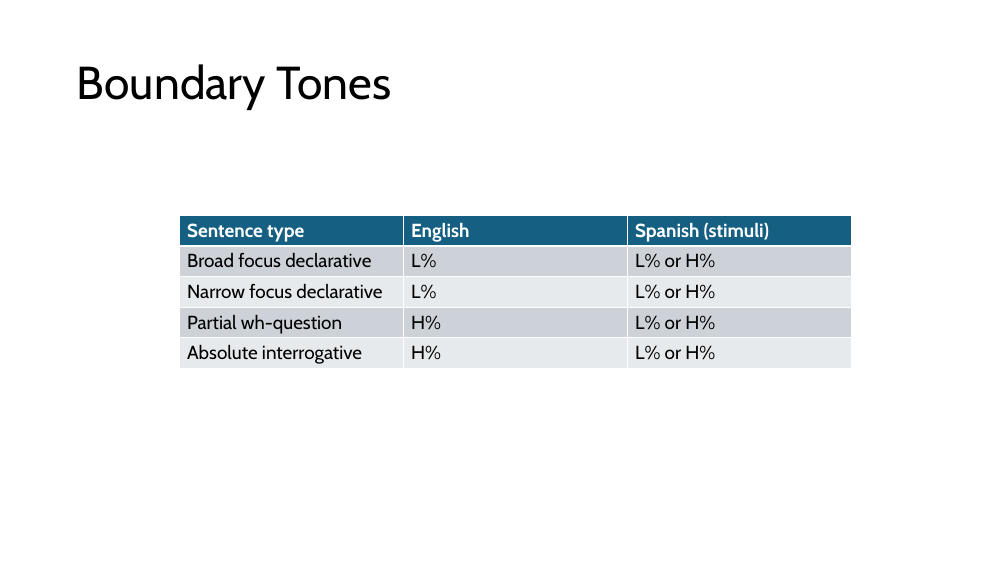
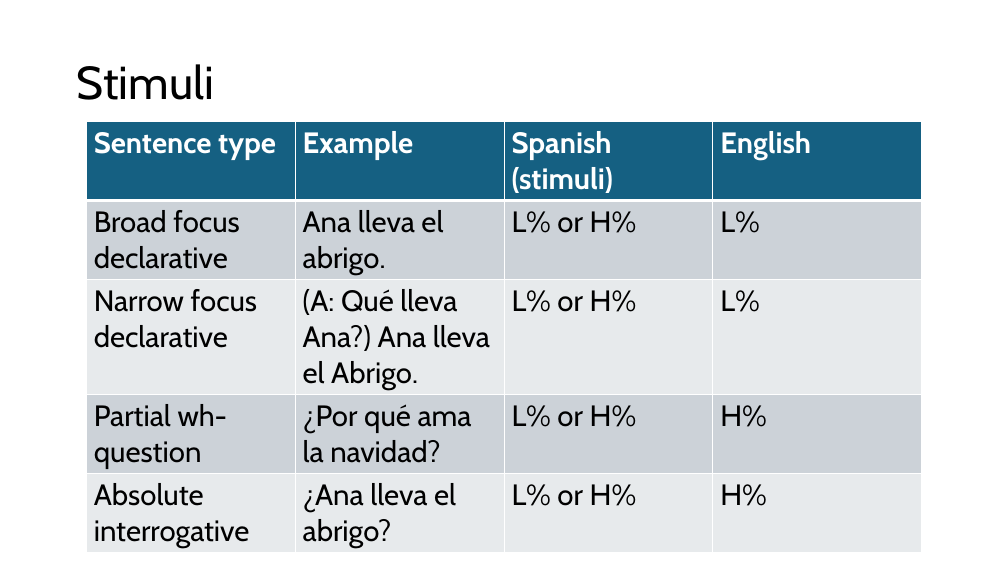
Before and after one commit to RobertEspo/neuro_int_emp, a slide deck: slide 5 of methods.pptx. Drawn at 1008x567 pixels with LibreOffice and Linux fonts; fonts in the diff are those of the drawing. Boxes give left, top, right and bottom in pixels: in the first picture for what was removed or moved away, otherwise in the second. Text is boxed around its words. In the diff, an @@ line names an element or a change of style, - is before the commit and + after.

```diff
--- a/methods.pptx
+++ b/methods.pptx
@@ title at [77, 64, 214, 100]: text changed @@
-Boundary Tones
+Stimuli
@@ table at [86, 122, 921, 552] @@
+column 2: Example | Ana lleva el abrigo. | (A: Qué lleva Ana?) Ana lleva el Abrigo. | ¿Por qué ama la navidad? | ¿Ana lleva el abrigo?
+column 3: Spanish (stimuli) | L% or H% | L% or H% | L% or H% | L% or H%
-column 3: Spanish (stimuli) | L% or H% | L% or H% | L% or H% | L% or H%
@@ table: place and size @@
-table at [179, 216, 851, 368]
+table at [86, 122, 921, 552]
```
Also in this commit, not shown: 4 other slides changed, 3 slides added, 4 slides removed, 1 other file.
